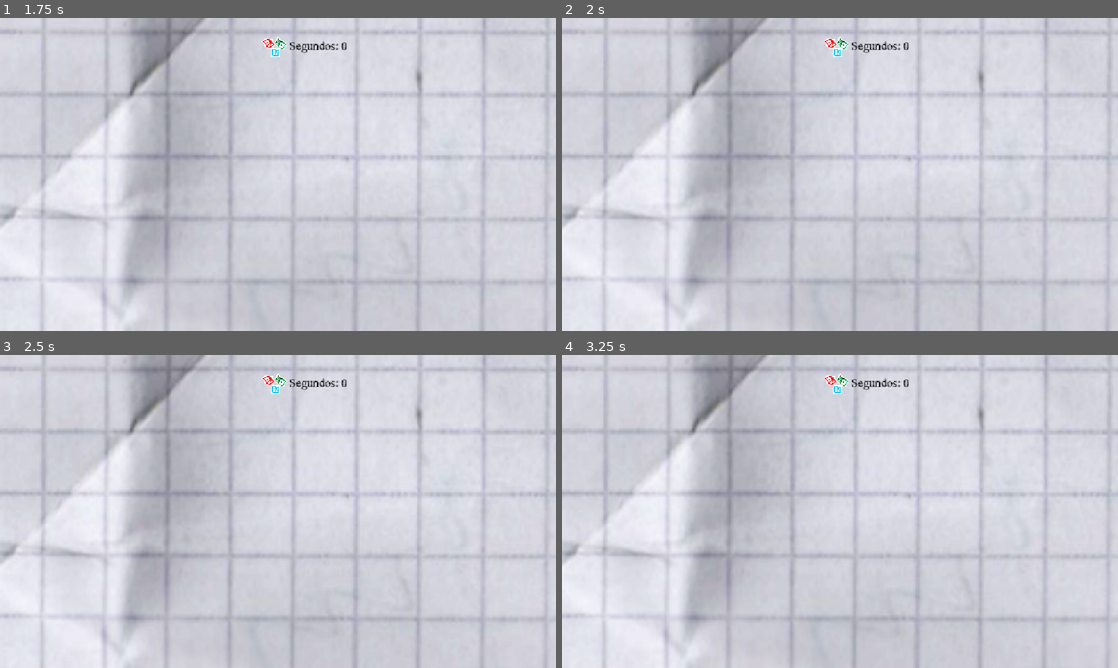
Above: before the commit, frames 1-4 (two rows, left to right).
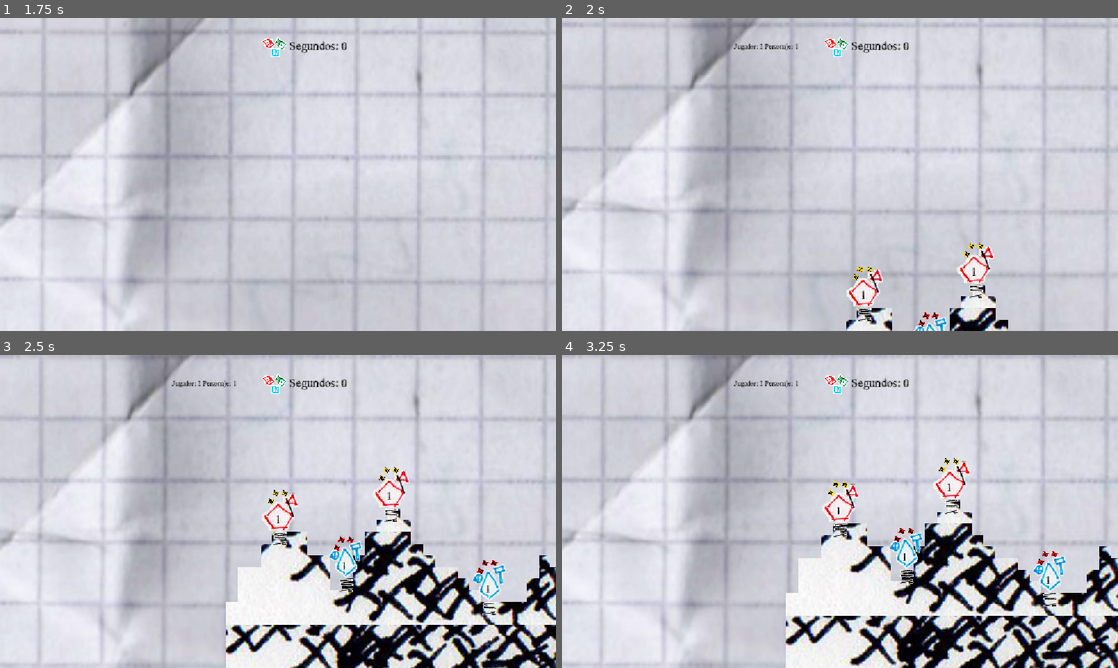
Above: after the commit, the same moments.

Repository: Pablo7776/Motores_Graficos
Game: Godot game, scene res://Escenas/menu_principal.tscn
Same seed, same stepped clock (60 frames per second), same inputs: the game is played once before the commit and once after it. The engine's default icon, where the game draws it, is replaced by a stand-in: a white triangle on a blue panel in a dark square.
Inputs (mouse positions are in pixels of both pictures, inside the frame that each line leads up to):
- Up to frame 1 (1.75 s): click "INICIAR" at 0.5 s; click "CONTINUAR" at 1.25 s
- Up to frame 2 (2 s): no input
- Up to frame 3 (2.5 s): move the mouse to (400, 495) at 2.02 s; hold Right (mover_derecha) from 2.03 s (still down); click (400, 495) at 2.1 s; tap Space (saltar) at 2.27 s
- Up to frame 4 (3.25 s): keep holding Right (mover_derecha); move the mouse to (728, 527) at 2.77 s; click (728, 527) at 2.85 s; tap Space (saltar) at 3.02 s

Frame 1 is identical in both runs. In frame 2, 9.0% of the frame differs, in the area x 0-100%, y 0-100%; in frame 3, 28%; in frame 4, 30%.
Error before the commit: Invalid access of index '0' on a base object of type: 'Array'. (res://gestor_de_turnos_v_2.gd:55)

Commit message:
refactor funcion _guardar_datos_partida()

Diff:
--- a/da-2-zafarrancho/Escenas/selección_de_personajes.gd
+++ b/da-2-zafarrancho/Escenas/selección_de_personajes.gd
@@ -57,15 +57,17 @@
 
 func _on_continuar_pressed() -> void:
 	AudioManager.play.play()
+	_guardar_datos_partida()
+	DatosPartida.debug()
+	get_tree().change_scene_to_file("res://juego/main.tscn")
+
+
+func _guardar_datos_partida() -> void:
 	var cards = hbox.get_children()
 
 	DatosPartida.cantidad_jugadores = cards.size()
+	DatosPartida.personajes_por_jugador = 4
 	DatosPartida.personajes_seleccionados = []
 
-	for i in range(cards.size()):
-		var card = cards[i]
-
+	for card in cards:
 		DatosPartida.personajes_seleccionados.append(card.get_data())
-
-		DatosPartida.debug()
-	get_tree().change_scene_to_file("res://juego/main.tscn")
